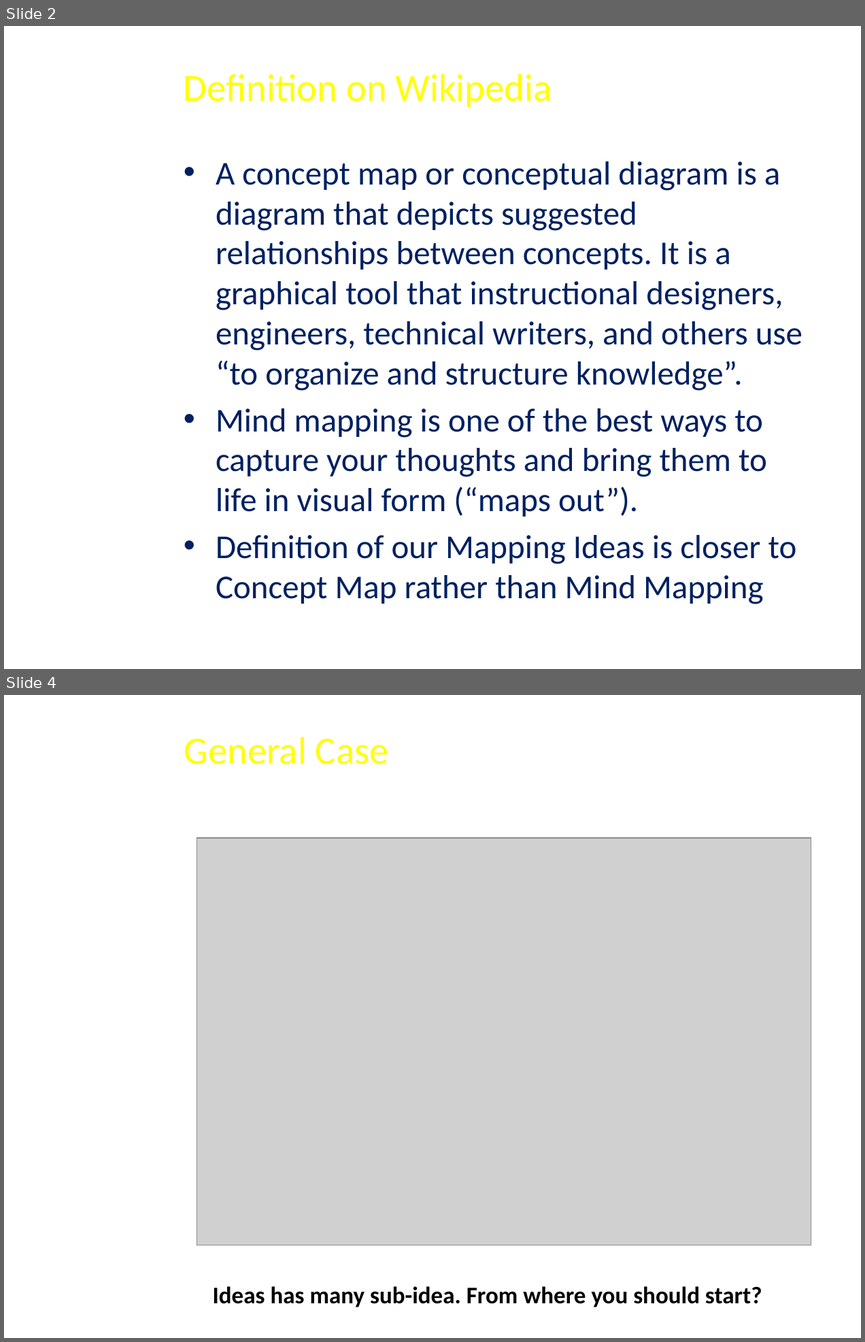
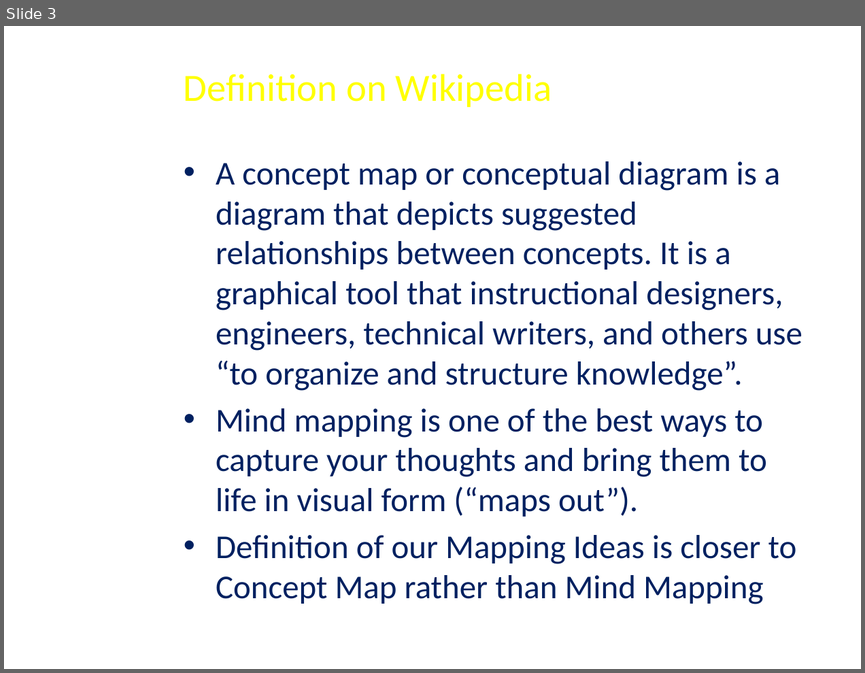
Before and after one commit to FeedMapping/Schema, a slide deck: slide/ppt/Mapping-Ideas.pptx. Shown one above the other, each under a label of ours: slides 2 and 4 before the commit, slide 3 after it; the slides between them are not shown. The pictures are 865x1342 and 865x673 pixels, drawn with LibreOffice and Linux fonts; fonts in the diff are those of the drawing; grey boxes stand for pictures; background and template pictures are left out. Boxes give left, top, right and bottom in pixels: in the first picture for what was removed or moved away, otherwise in the second. Text is boxed around its words. In the diff, an @@ line names an element or a change of style, - is before the commit and + after.

```diff
--- a/slide/ppt/Mapping-Ideas.pptx
+++ b/slide/ppt/Mapping-Ideas.pptx
@@ slide 4 removed at (x1=4, y1=695, x2=861, y2=1338), background picture (left out) @@
@@ text removed at (x1=184, y1=736, x2=389, y2=764) @@
-General Case
@@ picture removed at (x1=197, y1=838, x2=811, y2=1245) @@
@@ title removed at (x1=213, y1=1286, x2=762, y2=1307) @@
-Ideas has many sub-idea. From where you should start?
@@ what was slide 2 is now slide 3 @@
```
Also in this commit, not shown: 11 slides changed, 10 slides added, 11 other slides removed.
